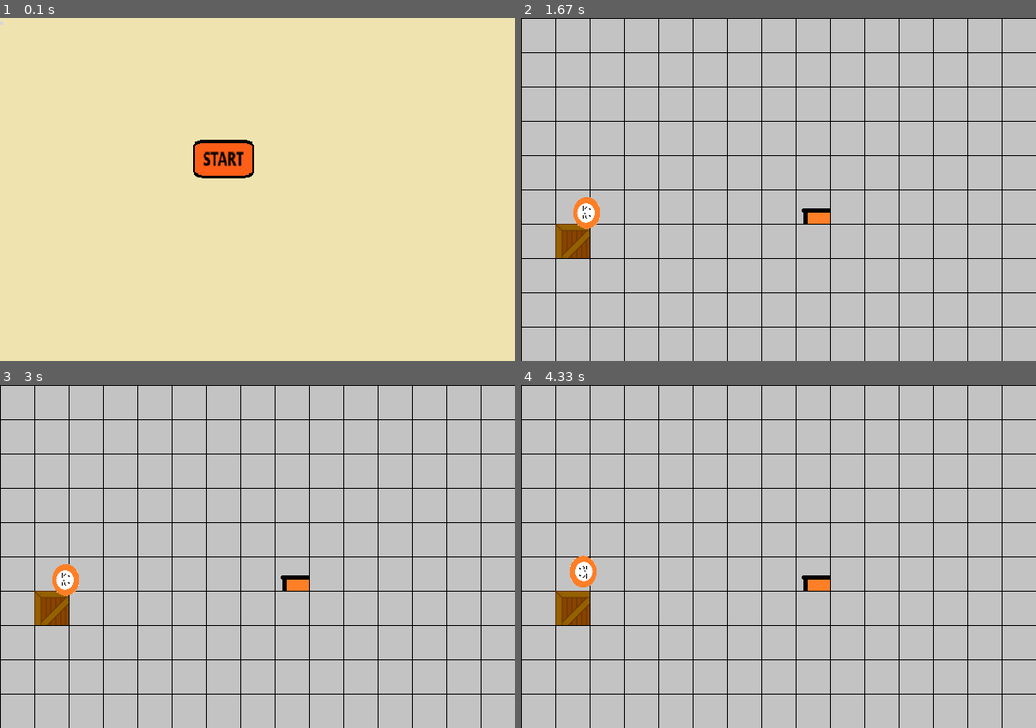
Above: before the commit, frames 1-4 (two rows, left to right).
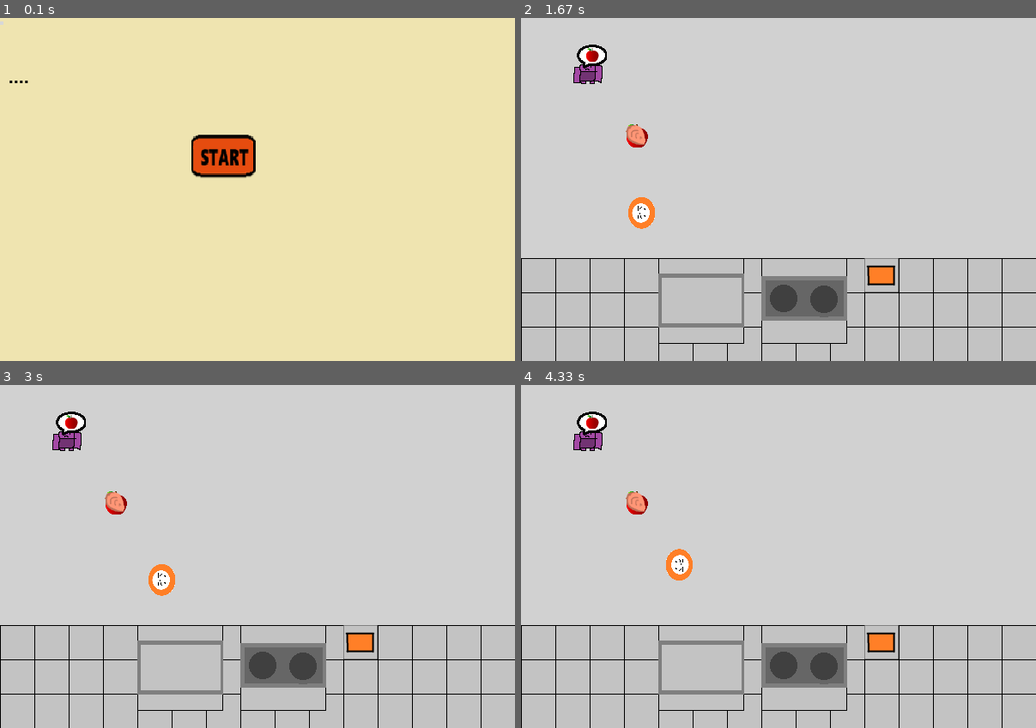
Above: after the commit, the same moments.

Repository: Lev-Sh/PygameTasks
Game: pygame game, started from main.py
Two runs of this game, one before a commit and one after it. Both use one fixed random seed, a clock stepped at 60 frames per second and the inputs below.
Inputs (mouse positions are in pixels of both pictures, inside the frame that each line leads up to):
- Up to frame 1 (0.1 s): no input
- Up to frame 2 (1.67 s): tap Space at 0.33 s; click (757, 203) at 0.72 s; hold Space 1-1.47 s; hold D 1-1.47 s; hold Q from 1.5 s (still down); hold D from 1.5 s (still down)
- Up to frame 3 (3 s): release Q at 1.97 s; release D at 1.97 s; hold E 2-2.47 s; hold D 2-2.47 s; hold D 2.5-2.97 s
- Up to frame 4 (4.33 s): hold W 3-3.3 s; hold D 3.33-3.8 s; hold A from 3.83 s (still down)

The runs differ from the first frame. In frame 1, 1.4% of the frame differs, in the area x 1-50%, y 18-47%; in frame 2, 9.2%; in frame 3, 9.2%; in frame 4, 9.3%, in the area x 0-100%, y 0-95%.

Commit message:
--customers added --cooking beef --pickup items --get new items

Diff:
--- a/main.py
+++ b/main.py
@@ -1,6 +1,9 @@
 import pygame
 import sys
 import os
+import random
+
+# import math
 
 pygame.init()
 pygame.display.set_mode((1, 1))
@@ -39,13 +42,38 @@
     return list(map(lambda x: x.ljust(max_width, fullchar), level_map))
 
 
+item_image = load_image('apple.png', 'data/images')
+
 tile_images = {
     'wall': load_image('box.png', 'data/images'),
     'appbox': load_image('apple_box.png', 'data/images'),
-    'empty': load_image('floor.png', 'data/images')
+    'holodilnik': load_image('holodilnik.png', 'data/images'),
+    'polystena': load_image('polystena.png', 'data/images'),
+    'electric_stove': load_image('electro_doska.png', 'data/images'),
+    'empty': load_image('floor.png', 'data/images'),
+    'empty2': load_image('floor3.png', 'data/images'),
+    'ladder': load_image('ladder.png', 'data/images')
+
 }
+customers_images = {
+    'customer_1': load_image('customer_1.png', 'data/images')
+}
+
+all_customers = []
 player_image = load_image('player.png', 'data/images')
+
 apple_image = load_image('apple.png', 'data/images')
+beef_image = load_image('beef.png', 'data/images')
+cooked_beef_image = load_image('beef_cooked.png', 'data/images')
+bulka_image = load_image('bulka.png', 'data/images')
+customers_can_response = {
+    'None': load_image('None.png', 'data/images'),
+    'apple_image': apple_image,
+    'bulka_image': bulka_image,
+    'beef_image': beef_image,
+    'cooked_beef_image': cooked_beef_image
+}
+customers_can_response_list = ['apple', 'beef', 'beef_cooked', 'bulka']
 tile_width = tile_height = 40
 
 
@@ -55,18 +83,29 @@
         for x in range(len(level[y])):
             if level[y][x] == '.':
                 Tile('empty', x, y)
+            elif level[y][x] == ',':
+                Tile('empty2', x, y)
             elif level[y][x] == '#':
                 Tile('wall', x, y)
             elif level[y][x] == 'a':
                 Tile('appbox', x, y)
+            elif level[y][x] == '^':
+                Tile('ladder', x, y)
+            elif level[y][x] == '|':
+                Tile('holodilnik', x, y)
+            elif level[y][x] == '-':
+                Tile('polystena', x, y)
+            elif level[y][x] == '=':
+                Tile('electric_stove', x, y)
             elif level[y][x] == '@':
-                Tile('empty', x, y)
+                Tile('empty2', x, y)
                 new_player = Player(x, y)
+
     return new_player, x + 1, y + 1
 
 
 def start_screen():
-    intro_text = [""]
+    intro_text = ["...."]
 
     fon = pygame.transform.scale(load_image('fon.png', 'data/images'), (WIDTH, HEIGHT))
     start_btns = pygame.transform.scale(load_image('start_btn.png', 'data/images'), (80, 80))
@@ -106,6 +145,86 @@
             tiles_blocks_group.add(self)
         if tile_type == 'appbox':
             apple_box_group.add(self)
+            #tiles_blocks_group.add(self)
+        if tile_type == 'holodilnik':
+            holodilnik_group.add(self)
+            #tiles_blocks_group.add(self)
+
+        if tile_type == 'electric_stove':
+            electro_plate_group.add(self)
+            #tiles_blocks_group.add(self)
+
+
+# class AppleBox(pygame.sprite.Sprite):
+
+#   def __init__(self, x , y):
+#       super().__init__(apple_box_group, all_sprites)
+#       self.image = tile_images['appbox']
+#       self.rect = self.image.get_rect().move(
+#           tile_width * (x + 2) + 5, tile_height * (y - 2) + 5)
+
+#   def get_apple(self):
+#       pl.inventory = "apple"
+#       create(1)
+
+class Dialogue(pygame.sprite.Sprite):
+    def __init__(self, x, y, resp):
+        super().__init__(dialogue_group, all_sprites)
+        self.image = load_image(f'dialogue_{resp}.png', 'data/images')
+        self.rect = self.image.get_rect().move(
+            tile_width * (x + 0.32) + 5, tile_height * (y - 0.36) + 5)
+
+    def change(self, im):
+        self.image = customers_can_response[im]
+
+
+class Customer(pygame.sprite.Sprite):
+    def __init__(self):
+        super().__init__(customer_group, tiles_blocks_group, all_sprites)
+        self.image = load_image('None.png', 'data/images')
+        self.response = 'beef'
+        self.rect = self.image.get_rect().move(
+            tile_width * 0 + 15, tile_height * 0 + 5)
+        self.prev_awake = 0
+        self.d = None
+        self.k_of_activity = random.randrange(1, 5)
+        self.x = 0
+        self.y = 0
+
+    def update(self):
+        if pygame.sprite.spritecollideany(self, items_group):
+            if self.response == pygame.sprite.spritecollide(self, items_group, 0)[0].name:
+                pygame.sprite.spritecollide(self, items_group, 1)[0].dropped = True
+                print("ACCEPTED")
+
+                self.prev_awake = pygame.time.get_ticks()
+                self.gone()
+        if not self.prev_awake == 0 and pygame.time.get_ticks() - self.prev_awake > 4000:
+            self.awake(2, 2)
+            self.prev_awake = 0
+
+
+    #def moving(self, mx, my):
+    #    self.rect.move_ip(mx * tile_width, my * tile_height)
+    #    self.x += mx * tile_width
+    #    self.y += my * tile_height
+    #    if pygame.sprite.spritecollideany(self, tiles_blocks_group):
+    #        self.rect.move_ip(-mx * tile_width, -my * tile_height)
+    #        self.x += -mx * tile_width
+    #        self.y += -my * tile_height
+
+    def awake(self, pos_x, pos_y):
+        self.response = customers_can_response_list[random.randrange(0, len(customers_can_response_list))]
+        self.image = customers_images['customer_1']
+
+        self.rect = self.image.get_rect().move(
+            tile_width * pos_x + 15, tile_height * pos_y + 5)
+        all_customers.append(self)
+        self.d = Dialogue(pos_x, pos_y, self.response)
+
+    def gone(self):
+        self.image = load_image('None.png', 'data/images')
+        self.d.change('None')
 
 
 class Player(pygame.sprite.Sprite):
@@ -114,67 +233,181 @@
     def __init__(self, pos_x, pos_y):
         super().__init__(player_group, all_sprites)
         self.image = player_image
-        self.inventory = "None"
+        self.inventory = "apple"
         self.x = pos_x
         self.y = pos_y
         self.rect = self.image.get_rect().move(
             tile_width * pos_x + 15, tile_height * pos_y + 5)
+        self.items = []
 
     def move(self, mx: float, my: float):
+        self.items[len(self.items) - 1].update(pl.x, pl.y)
         self.image = player_image
-        old_block = self.x, self.y
+        # old_block = self.x, self.y
         self.rect.move_ip(mx * tile_width, my * tile_height)
+        self.x += mx * tile_width
+        self.y += my * tile_height
         if pygame.sprite.spritecollideany(self, tiles_blocks_group):
             self.rect.move_ip(-mx * tile_width, -my * tile_height)
-
-    def get_item(self, item: str):
+            self.x += -mx * tile_width
+            self.y += -my * tile_height
+
+    def get_item(self):
+
         if pygame.sprite.spritecollideany(self, apple_box_group):
-            self.inventory = item
-
+            self.inventory = "apple"
+            create(1, False)
+        elif pygame.sprite.spritecollideany(self, holodilnik_group):
+            self.inventory = "beef"
+            create(1, False)
+        elif pygame.sprite.spritecollideany(self, items_group):
+            self.inventory = pygame.sprite.spritecollide(self, items_group, 0)[0].name
+            pygame.sprite.spritecollide(self, items_group, 0)[0].dropped = False
+
+    def drop(self):
+        if pygame.sprite.spritecollide(self, items_group, 0):
+            pygame.sprite.spritecollide(self, items_group, 0)[0].dropped = True
+            # pl.inventory = "None"
+            # print(pl.inventory)
+
+    def cook_item(self):
+        if pygame.sprite.spritecollideany(self, electro_plate_group):
+            pygame.sprite.spritecollide(self, items_group, 0)[0].cook()
+
+
+class Item(pygame.sprite.Sprite):
+
+    def __init__(self, x, y):
+        super().__init__(items_group, player_group, all_sprites)
+        self.image = self.item_images()
+        self.rect = self.image.get_rect().move(
+            tile_width * x + 2, tile_height * y + 2)
+        self.x = tile_width * x + 1
+        self.y = tile_height * y + 1
+        self.offsetX = -1.3
+        self.offsetY = -4.79
+
+        self.name = pl.inventory
+        self.speed = 1
+        self.dropped = False
+
+    def item_images(self):
+        self.name = pl.inventory
+        match pl.inventory:
+            case "None":
+                return load_image('None.png', 'data/images')
+            case "apple":
+                return load_image('apple.png', 'data/images')
+            case "beef":
+                return load_image('beef.png', 'data/images')
+            case "cooked_beef":
+                return load_image('beef_cooked.png', 'data/images')
+
+    def update(self, xx, yy):
+        if not self.dropped:
+            direction_x = (xx - (self.offsetX * tile_width) - self.x)
+            direction_y = (yy - (self.offsetY * tile_height) - self.y)
+
+            if direction_x > 1 or direction_x < -1:
+                self.rect.move_ip(direction_x, 0)
+                self.x += direction_x
+
+            if direction_y > 1 or direction_y < -1:
+                self.rect.move_ip(0, direction_y)
+                self.y += direction_y
+
+    def cook(self):
+        print("cook", self.name)
+        if self.name == "beef":
+            self.image = cooked_beef_image
+            self.name = "beef_cooked"
+
+
+def create(count: int, dropped):
+    for i in range(count):
+        if dropped:
+            item = Item(3, 3)
+        else:
+            item = Item(pl.x / tile_width, pl.y / tile_height)
+        item.dropped = dropped
+        print(item.image, item.name, item.dropped, item.x, item.y, pl.x, pl.y)
+        items_group.draw(screen)
+        pl.items.append(item)
 
 
 if __name__ == '__main__':
     screen = pygame.display.set_mode(SIZE)
     clock = pygame.time.Clock()
     start_screen()
-
+    start_time = 0
+    armed = False
     all_sprites = pygame.sprite.Group()
     tiles_group = pygame.sprite.Group()
     player_group = pygame.sprite.Group()
     tiles_blocks_group = pygame.sprite.Group()
+    items_group = pygame.sprite.Group()
     apple_box_group = pygame.sprite.Group()
+    holodilnik_group = pygame.sprite.Group()
+    electro_plate_group = pygame.sprite.Group()
+    customer_group = pygame.sprite.Group()
+    dialogue_group = pygame.sprite.Group()
     running = True
     started = False
-
+    space_clicked = False
+    c = Customer()
+    pl = Player(100, 100)
     while running:
         for event in pygame.event.get():
             if event.type == pygame.QUIT:
                 running = False
             elif event.type == pygame.MOUSEBUTTONDOWN and not started:
+
                 screen.fill(BACKGROUND)
                 pl, xs, ys = generate_level(load_level('level1.dat'))
+                apple_box_group.draw(screen)
+                holodilnik_group.draw(screen)
+                electro_plate_group.draw(screen)
+                c.awake(1, 1)
+                create(2, True)
+                pl.inventory = "beef"
+                create(2, True)
                 started = True
             keys = pygame.key.get_pressed()
-            if keys[pygame.K_SPACE]:
-                pl.get_item("apple")
-                print(pl.inventory)
-            if keys[pygame.K_q]:
-                pl.get_item("None")
-                print(pl.inventory)
+
+            if keys[pygame.K_e]:
+                pl.cook_item()
+            if keys[pygame.K_SPACE] and not armed:
+                pl.get_item()
+                armed = True
+            if keys[pygame.K_q] and armed:
+                pl.drop()
+                armed = False
             if keys[pygame.K_w]:
                 player_image = load_image('player.png', 'data/images')
-                pl.move(0, -0.1)
+                pl.move(0, -0.2)
             elif keys[pygame.K_s]:
                 player_image = load_image('player_180.png', 'data/images')
-                pl.move(0, 0.1)
+                pl.move(0, 0.2)
             elif keys[pygame.K_a]:
                 player_image = load_image('player_270.png', 'data/images')
-                pl.move(-0.1, 0)
+                pl.move(-0.2, 0)
             elif keys[pygame.K_d]:
                 player_image = load_image('player_90.png', 'data/images')
-                pl.move(0.1, 0)
+                pl.move(0.2, 0)
+        if started:
+            for a in pl.items:
+                a.update(pl.x, pl.y)
+            for b in all_customers:
+                b.update()
+
         tiles_group.draw(screen)
+        customer_group.draw(screen)
+        dialogue_group.draw(screen)
+        electro_plate_group.draw(screen)
+        holodilnik_group.draw(screen)
         player_group.draw(screen)
+
+        items_group.draw(screen)
         pygame.display.flip()
         clock.tick(FPS)
     terminate()
Binary file added: data/images/None.png
Binary file changed: data/images/apple.png
Binary file changed: data/images/apple_box.png
Binary file added: data/images/beef.png
Binary file added: data/images/beef_cooked.png
Binary file added: data/images/bulka.png
Binary file added: data/images/bulochnay.png
Binary file added: data/images/customer_1.png
Binary file added: data/images/dialogue.png
Binary file added: data/images/dialogue_apple.png
Binary file added: data/images/dialogue_beef.png
Binary file added: data/images/dialogue_beef_cooked.png
(and 10 more such lines)
